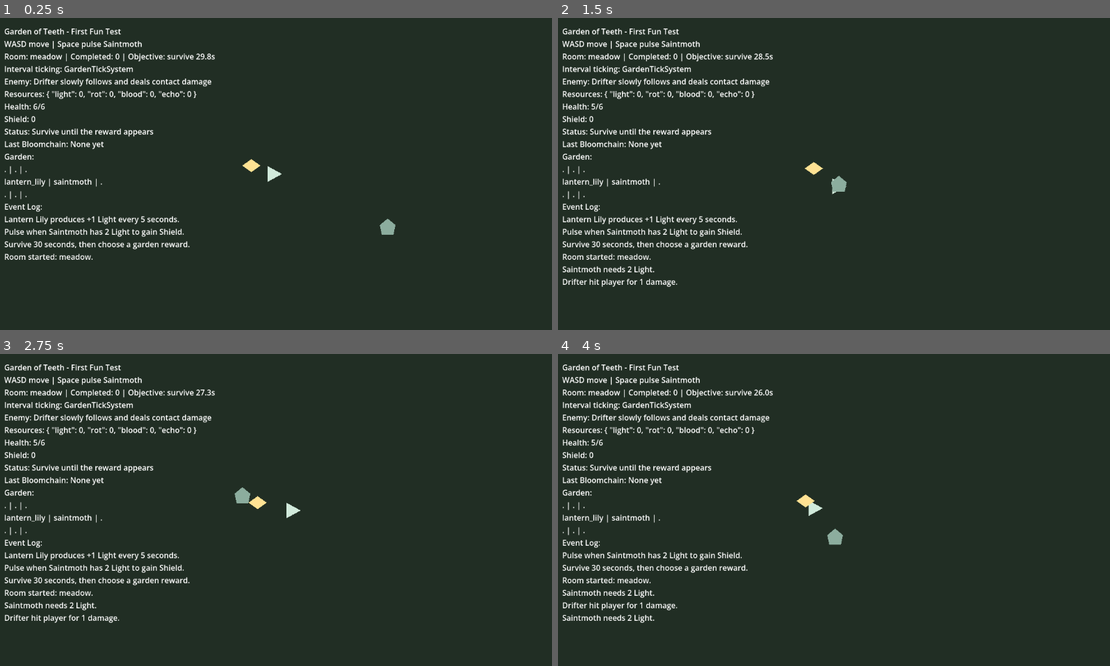
Above: before the commit, frames 1-4 (two rows, left to right).
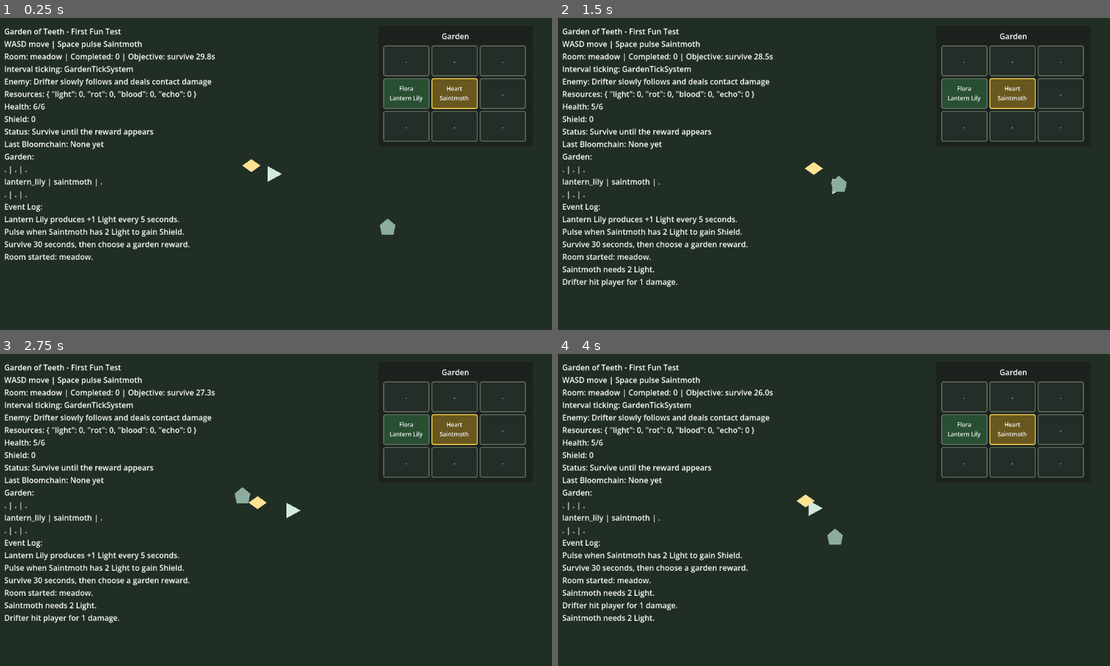
Above: after the commit, the same moments.

Repository: ImperfectRain/Garden-Godot
Game: Godot game, scene res://game/scenes/debug/first_fun_test.tscn
Same seed, same stepped clock (60 frames per second), same inputs: the game is played once before the commit and once after it.
Inputs:
- Up to frame 1 (0.25 s): no input
- Up to frame 2 (1.5 s): tap Enter at 0.5 s; hold D (move_right) 0.53-1.28 s; hold Space (pulse) 0.53-1.28 s; hold S (move_down) from 1.28 s (still down); tap 1 at 1.35 s
- Up to frame 3 (2.75 s): release S (move_down) at 2.03 s; hold D (move_right) from 2.03 s (still down); tap 2 at 2.1 s
- Up to frame 4 (4 s): release D (move_right) at 2.78 s; hold W (move_up) 2.78-3.53 s; tap 3 at 2.85 s; hold A (move_left) from 3.53 s (still down); hold Space (pulse) from 3.53 s (still down)

The runs differ from the first frame. In frame 1, 2.4% of the frame differs, in the area x 69-96%, y 4-40%; in frame 2, 2.4%; in frame 3, 2.4%; in frame 4, 2.4%.

Commit message:
mvp: add basic garden grid ui

Diff:
--- a/game/scenes/debug/first_fun_test.tscn
+++ b/game/scenes/debug/first_fun_test.tscn
@@ -7,6 +7,7 @@
 [ext_resource type="PackedScene" path="res://game/scenes/ui/reward_choice_panel.tscn" id="5"]
 [ext_resource type="PackedScene" path="res://game/scenes/ui/debug_hud.tscn" id="6"]
 [ext_resource type="Script" path="res://game/scripts/player/player_visual_feedback.gd" id="7"]
+[ext_resource type="PackedScene" path="res://game/scenes/ui/garden_grid_panel.tscn" id="8"]
 
 [node name="FirstFunTest" type="Node2D"]
 script = ExtResource("1")
@@ -51,4 +52,6 @@
 
 [node name="DebugHUD" parent="CanvasLayer" instance=ExtResource("6")]
 
+[node name="GardenGridPanel" parent="CanvasLayer" instance=ExtResource("8")]
+
 [node name="RewardChoicePanel" parent="CanvasLayer" instance=ExtResource("5")]
--- /dev/null
+++ b/game/scenes/ui/garden_grid_panel.tscn
@@ -0,0 +1,30 @@
+[gd_scene load_steps=2 format=3 uid="uid://garden_grid_panel"]
+
+[ext_resource type="Script" path="res://game/scripts/ui/garden_grid_panel.gd" id="1"]
+
+[node name="GardenGridPanel" type="PanelContainer"]
+offset_left = 792.0
+offset_top = 16.0
+offset_right = 1112.0
+offset_bottom = 252.0
+script = ExtResource("1")
+
+[node name="MarginContainer" type="MarginContainer" parent="."]
+layout_mode = 2
+theme_override_constants/margin_left = 10
+theme_override_constants/margin_top = 10
+theme_override_constants/margin_right = 10
+theme_override_constants/margin_bottom = 10
+
+[node name="VBoxContainer" type="VBoxContainer" parent="MarginContainer"]
+layout_mode = 2
+theme_override_constants/separation = 8
+
+[node name="Title" type="Label" parent="MarginContainer/VBoxContainer"]
+layout_mode = 2
+text = "Garden"
+horizontal_alignment = 1
+
+[node name="GridContainer" type="GridContainer" parent="MarginContainer/VBoxContainer"]
+layout_mode = 2
+columns = 3
--- a/game/scripts/core/first_fun_test.gd
+++ b/game/scripts/core/first_fun_test.gd
@@ -5,6 +5,7 @@
 
 @onready var player := $Player
 @onready var debug_hud := $CanvasLayer/DebugHUD
+@onready var garden_grid_panel := $CanvasLayer/GardenGridPanel
 @onready var reward_choice_panel := $CanvasLayer/RewardChoicePanel
 
 var _last_health := 0
@@ -146,6 +147,7 @@
 	var room_id := RunManager.get_current_room_id()
 	debug_hud.set_room_info(room_id, RunManager.get_completed_room_count(), _room_controller.get_objective_text())
 	debug_hud.refresh()
+	garden_grid_panel.refresh()
 
 
 func _get_piece_name(piece_id: String) -> String:
--- /dev/null
+++ b/game/scripts/ui/garden_grid_panel.gd
@@ -0,0 +1,131 @@
+extends PanelContainer
+
+const CELL_SIZE := Vector2(96, 64)
+const EMPTY_TEXT := "."
+const TRIGGER_MARKER := " *"
+
+@onready var grid := $MarginContainer/VBoxContainer/GridContainer
+
+var _cell_panels: Dictionary = {}
+var _cell_labels: Dictionary = {}
+var _flash_tweens: Dictionary = {}
+
+
+func _ready() -> void:
+	GardenManager.grid_reset.connect(refresh)
+	GardenManager.piece_placed.connect(_on_piece_changed)
+	GardenManager.piece_removed.connect(_on_piece_changed)
+	GardenManager.piece_triggered.connect(_on_piece_triggered)
+	_build_cells()
+	refresh()
+
+
+func refresh() -> void:
+	for cell in _cell_labels.keys():
+		_update_cell(cell)
+
+
+func _build_cells() -> void:
+	for child in grid.get_children():
+		child.queue_free()
+	_cell_panels.clear()
+	_cell_labels.clear()
+	for y in range(GardenManager.GRID_SIZE.y):
+		for x in range(GardenManager.GRID_SIZE.x):
+			var cell := Vector2i(x, y)
+			var panel := PanelContainer.new()
+			panel.custom_minimum_size = CELL_SIZE
+			panel.add_theme_stylebox_override("panel", _make_cell_style(Color(0.15, 0.18, 0.16, 0.92), Color(0.38, 0.44, 0.38, 1.0)))
+			grid.add_child(panel)
+
+			var label := Label.new()
+			label.horizontal_alignment = HORIZONTAL_ALIGNMENT_CENTER
+			label.vertical_alignment = VERTICAL_ALIGNMENT_CENTER
+			label.autowrap_mode = TextServer.AUTOWRAP_WORD_SMART
+			label.add_theme_font_size_override("font_size", 12)
+			panel.add_child(label)
+
+			_cell_panels[cell] = panel
+			_cell_labels[cell] = label
+
+
+func _update_cell(cell: Vector2i) -> void:
+	var label: Label = _cell_labels[cell]
+	var panel: PanelContainer = _cell_panels[cell]
+	var piece_id := GardenManager.get_piece_id_at(cell)
+	var piece := ContentDatabase.get_garden_piece(piece_id)
+	var is_heart := cell == GardenManager.HEART_CELL
+	label.text = _get_cell_text(cell, piece_id, piece, false)
+	panel.add_theme_stylebox_override("panel", _make_cell_style(_get_cell_color(piece, is_heart), _get_border_color(is_heart)))
+
+
+func _get_cell_text(cell: Vector2i, piece_id: String, piece: Dictionary, triggered: bool) -> String:
+	var marker := TRIGGER_MARKER if triggered else ""
+	if piece_id.is_empty():
+		return "Heart\n%s%s" % [EMPTY_TEXT, marker] if cell == GardenManager.HEART_CELL else "%s%s" % [EMPTY_TEXT, marker]
+	var display_name := str(piece.get("name", piece_id))
+	var category := "heart" if cell == GardenManager.HEART_CELL else str(piece.get("category", "unknown"))
+	return "%s\n%s%s" % [category.capitalize(), display_name, marker]
+
+
+func _get_cell_color(piece: Dictionary, is_heart: bool) -> Color:
+	if is_heart:
+		return Color(0.42, 0.35, 0.12, 0.96)
+	match str(piece.get("category", "")):
+		"flora":
+			return Color(0.16, 0.32, 0.20, 0.94)
+		"fauna":
+			return Color(0.18, 0.24, 0.38, 0.94)
+		"object":
+			return Color(0.30, 0.27, 0.22, 0.94)
+		_:
+			return Color(0.15, 0.18, 0.16, 0.92)
+
+
+func _get_border_color(is_heart: bool) -> Color:
+	return Color(1.0, 0.86, 0.34, 1.0) if is_heart else Color(0.38, 0.44, 0.38, 1.0)
+
+
+func _make_cell_style(fill_color: Color, border_color: Color) -> StyleBoxFlat:
+	var style := StyleBoxFlat.new()
+	style.bg_color = fill_color
+	style.border_color = border_color
+	style.set_border_width_all(2)
+	style.set_corner_radius_all(4)
+	style.set_content_margin(SIDE_LEFT, 4)
+	style.set_content_margin(SIDE_RIGHT, 4)
+	style.set_content_margin(SIDE_TOP, 4)
+	style.set_content_margin(SIDE_BOTTOM, 4)
+	return style
+
+
+func _on_piece_changed(_cell: Vector2i, _piece_id: String) -> void:
+	refresh()
+
+
+func _on_piece_triggered(cell: Vector2i, _piece_id: String, _trigger: Dictionary) -> void:
+	_flash_cell(cell)
+
+
+func _flash_cell(cell: Vector2i) -> void:
+	if not _cell_panels.has(cell):
+		return
+	var panel: PanelContainer = _cell_panels[cell]
+	var label: Label = _cell_labels[cell]
+	var piece_id := GardenManager.get_piece_id_at(cell)
+	var piece := ContentDatabase.get_garden_piece(piece_id)
+	label.text = _get_cell_text(cell, piece_id, piece, true)
+	panel.modulate = Color(1.25, 1.25, 0.7, 1.0)
+	if _flash_tweens.has(cell):
+		var old_tween: Tween = _flash_tweens[cell]
+		if old_tween != null:
+			old_tween.kill()
+	var tween := create_tween()
+	_flash_tweens[cell] = tween
+	tween.tween_property(panel, "modulate", Color.WHITE, 0.35).set_trans(Tween.TRANS_SINE).set_ease(Tween.EASE_OUT)
+	tween.finished.connect(_on_flash_finished.bind(cell))
+
+
+func _on_flash_finished(cell: Vector2i) -> void:
+	_flash_tweens.erase(cell)
+	_update_cell(cell)
Not shown: 1 places in game/scenes/debug/first_fun_test.tscn that only renumber resources
Not shown, changed: docs/ARCHITECTURE_MAP.md
Not shown, changed: docs/COMMIT_LOG.md
Not shown, changed: docs/MANUAL_TESTS.md
Not shown, changed: docs/TECHNICAL_DESIGN.md
